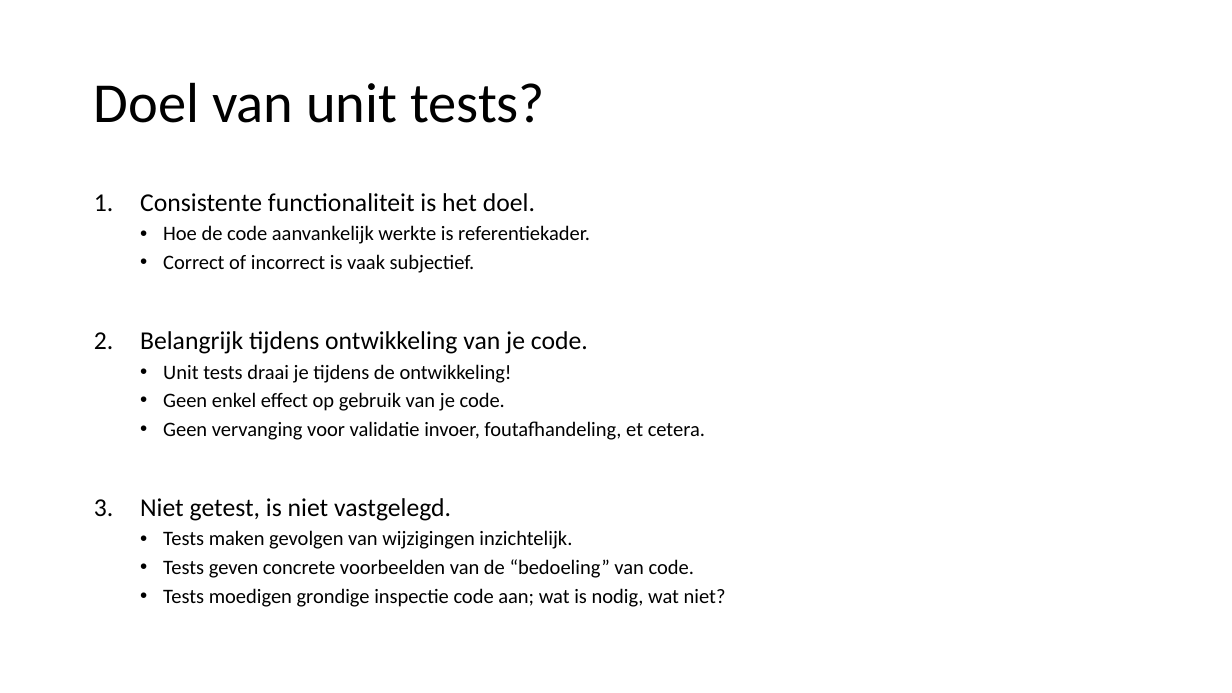
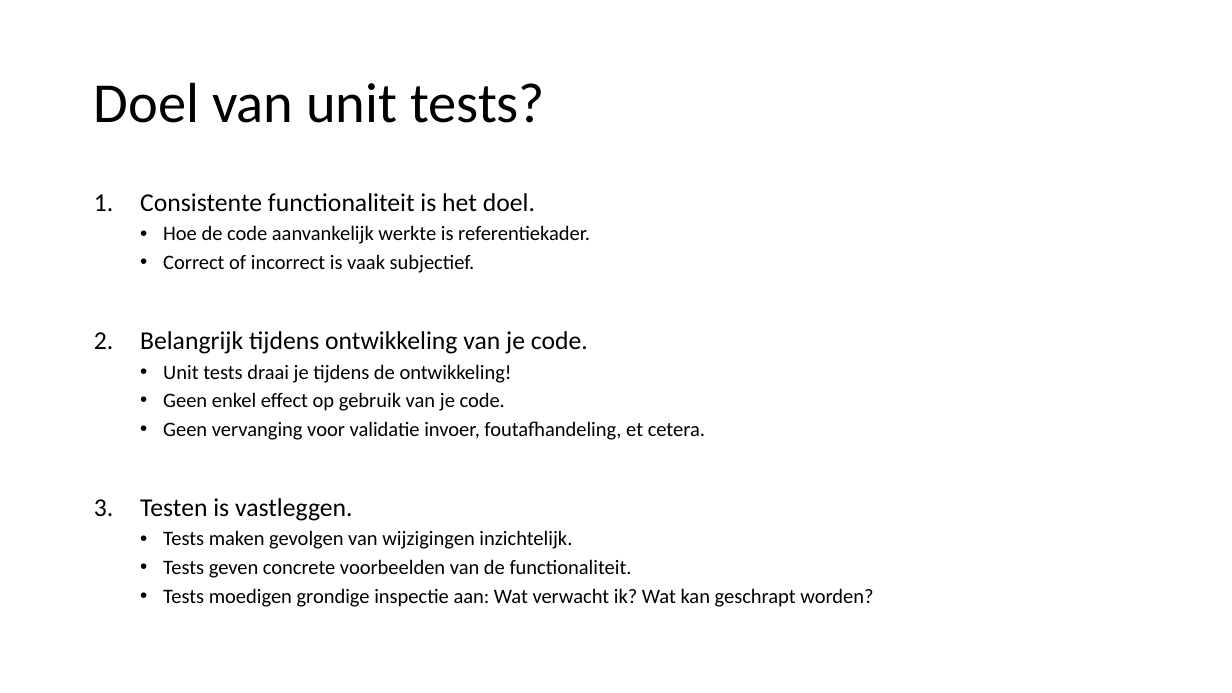
Before and after one commit to LFKoning/knowledge-sharing, a slide deck: slide 4 of unit_tests/kennissessie_unit_testing.pptx. Drawn at 1232x693 pixels with LibreOffice and Linux fonts; fonts in the diff are those of the drawing. Boxes give left, top, right and bottom in pixels: in the first picture for what was removed or moved away, otherwise in the second. Text is boxed around its words. In the diff, an @@ line names an element or a change of style, - is before the commit and + after.

```diff
--- a/unit_tests/kennissessie_unit_testing.pptx
+++ b/unit_tests/kennissessie_unit_testing.pptx
@@ text at box(140, 498, 353, 521): text changed @@
-3. Niet getest, is niet vastgelegd.
+3. Testen is vastleggen.
@@ text at box(163, 559, 873, 607): text changed @@
-  • Tests geven concrete voorbeelden van de “bedoeling” van code.
-  • Tests moedigen grondige inspectie code aan; wat is nodig, wat niet?
+  • Tests geven concrete voorbeelden van de functionaliteit.
+  • Tests moedigen grondige inspectie aan: Wat verwacht ik? Wat kan geschrapt worden?
```
Also in this commit, not shown: 6 other files.
